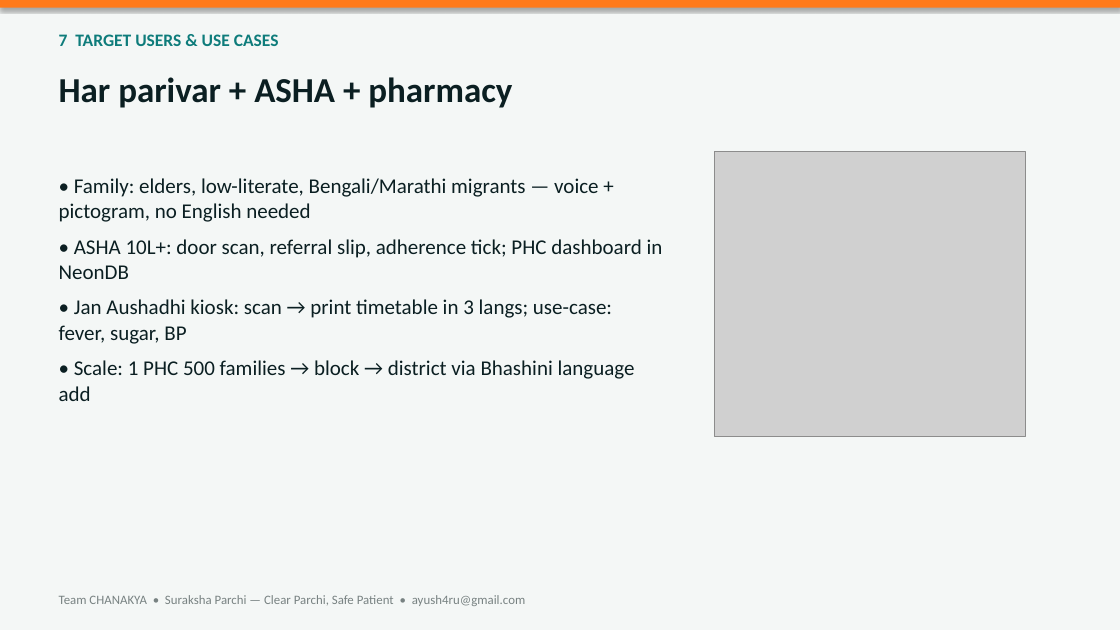
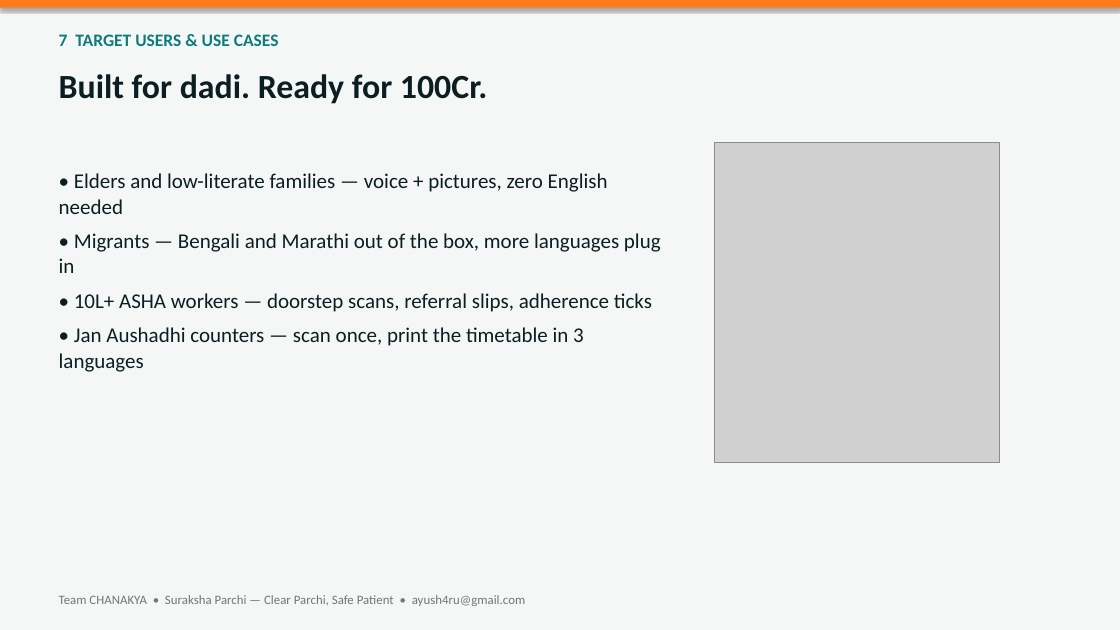
Before and after one commit to Sentinal-Corporations/suraksha-sharthi, a slide deck: slide 7 of ppt/CHANAKYA_SurakshaParchi.pptx. Drawn at 1120x630 pixels with LibreOffice and Linux fonts; fonts in the diff are those of the drawing; grey boxes stand for pictures. Boxes give left, top, right and bottom in pixels: in the first picture for what was removed or moved away, otherwise in the second. Text is boxed around its words. In the diff, an @@ line names an element or a change of style, - is before the commit and + after.

```diff
--- a/ppt/CHANAKYA_SurakshaParchi.pptx
+++ b/ppt/CHANAKYA_SurakshaParchi.pptx
@@ text at <box>59,74,487,104</box>: text changed; size 30 to 29 pt @@
-Har parivar + ASHA + pharmacy
+Built for dadi. Ready for 100Cr.
@@ picture: place and size @@
-picture at <box>714,151,1025,437</box>
+picture at <box>714,143,1000,462</box>
@@ text at <box>59,173,661,372</box>: text changed @@
-• Family: elders, low-literate, Bengali/Marathi migrants — voice + pictogram, no English needed
-• ASHA 10L+: door scan, referral slip, adherence tick; PHC dashboard in NeonDB
-• Jan Aushadhi kiosk: scan → print timetable in 3 langs; use-case: fever, sugar, BP
-• Scale: 1 PHC 500 families → block → district via Bhashini language add
+• Elders and low-literate families — voice + pictures, zero English needed
+• Migrants — Bengali and Marathi out of the box, more languages plug in
+• 10L+ ASHA workers — doorstep scans, referral slips, adherence ticks
+• Jan Aushadhi counters — scan once, print the timetable in 3 languages
```
Also in this commit, not shown: 10 other slides changed, 1 slide added, 1 slide removed, 2 other files.
